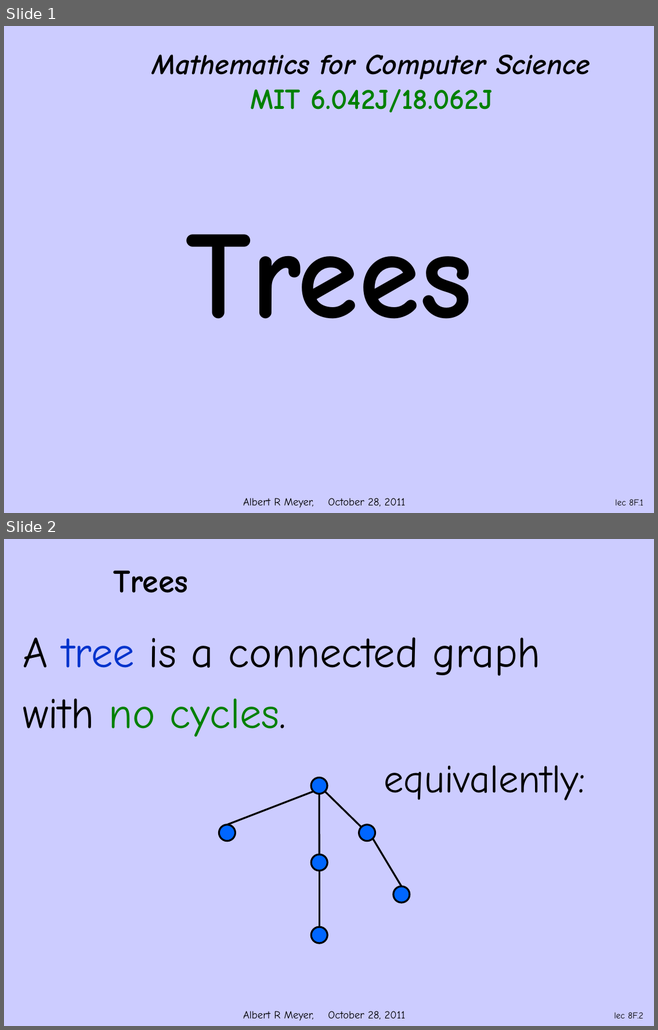
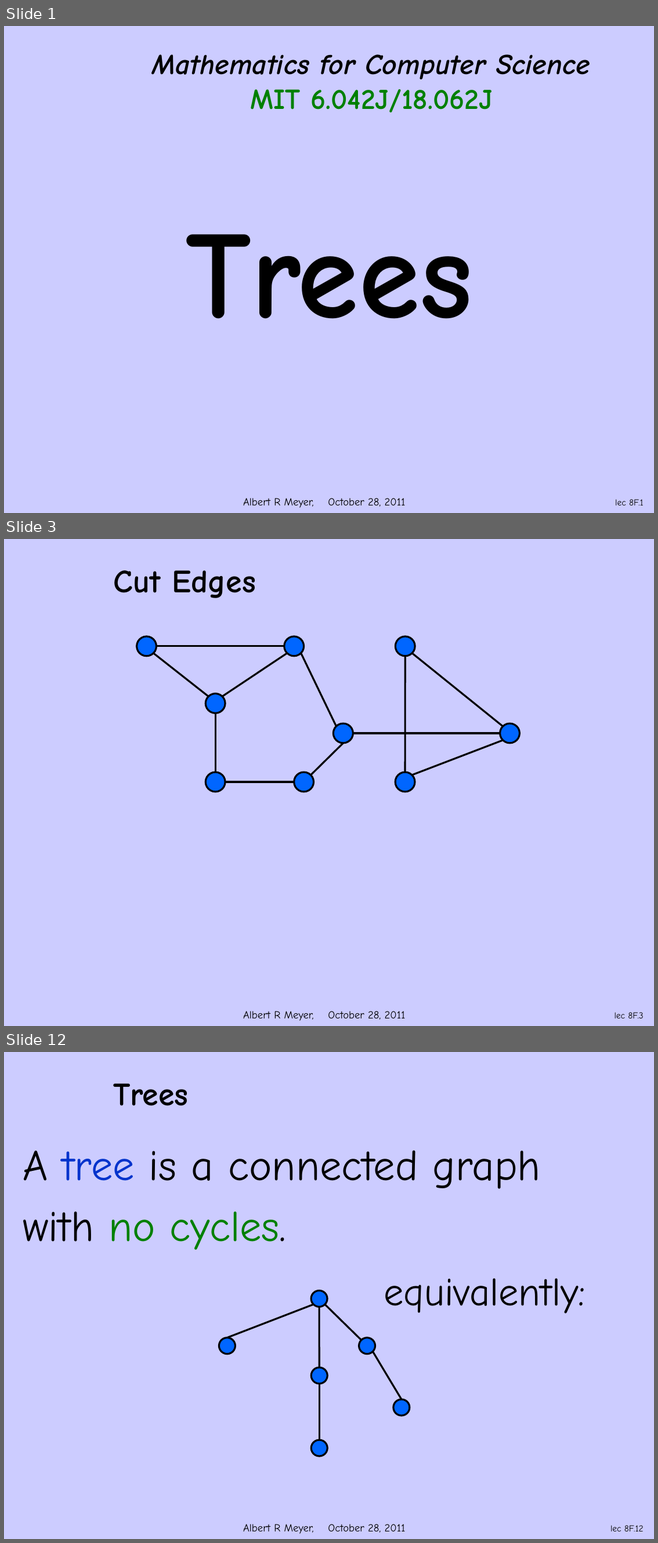
Before and after one commit to armeyer/mcs_web, a slide deck: fall11/slidesF11/slides9m.pptx. Shown one above the other, each under a label of ours: slides 1 and 2 before the commit, slides 1, 3 and 12 after it; the slides between them are not shown. The pictures are 658x1030 and 658x1543 pixels, drawn with LibreOffice and Linux fonts; fonts in the diff are those of the drawing; background and template pictures are left out. Boxes give left, top, right and bottom in pixels: in the first picture for what was removed or moved away, otherwise in the second. Text is boxed around its words. In the diff, an @@ line names an element or a change of style, - is before the commit and + after.

```diff
--- a/fall11/slidesF11/slides9m.pptx
+++ b/fall11/slidesF11/slides9m.pptx
@@ slide 3 added at [4,539,654,1026], background #CCCCFF; not listed: 1 template element that a slide beside it also shows @@
@@ title added at [114,570,256,598], 36 pt, text #000000, bold @@
+Cut Edges
@@ ellipse added at [136,636,156,656], fill #0066FF, outline #000000 2 pt @@
@@ ellipse added at [284,636,303,656], fill #0066FF, outline #000000 2 pt @@
@@ ellipse added at [395,636,415,656], fill #0066FF, outline #000000 2 pt @@
@@ line added from (154, 653) to (208, 696), #000000 2 pt @@
@@ line added from (284, 646) to (156, 646), #000000 2 pt @@
@@ line added from (222, 696) to (286, 653), #000000 2 pt @@
@@ line added from (301, 653) to (336, 726), #000000 2 pt @@
@@ line added from (405, 656) to (405, 772), #000000 2 pt @@
@@ line added from (412, 653) to (502, 726), #000000 2 pt @@
@@ ellipse added at [205,694,225,713], fill #0066FF, outline #000000 2 pt @@
@@ line added from (215, 713) to (215, 772), #000000 2 pt @@
@@ ellipse added at [333,723,353,743], fill #0066FF, outline #000000 2 pt @@
@@ ellipse added at [500,723,519,743], fill #0066FF, outline #000000 2 pt @@
@@ line added from (311, 775) to (343, 743), #000000 2 pt @@
@@ line added from (353, 733) to (500, 733), #000000 2 pt @@
@@ line added from (502, 740) to (412, 775), #000000 2 pt @@
@@ ellipse added at [205,772,225,792], fill #0066FF, outline #000000 2 pt @@
@@ line added from (225, 782) to (294, 782), #000000 2 pt @@
@@ ellipse added at [294,772,313,792], fill #0066FF, outline #000000 2 pt @@
@@ ellipse added at [395,772,415,792], fill #0066FF, outline #000000 2 pt @@
@@ page number added at [614,1012,643,1019], 10 pt, text #000000 @@
+lec 8F.3
@@ what was slide 2 is now slide 12 @@
@@ page number at [610,1525,643,1532]: text changed @@
-lec 8F.2
+lec 8F.12
```
Also in this commit, not shown: 8 slides changed, 9 other slides added, 10 other files.
